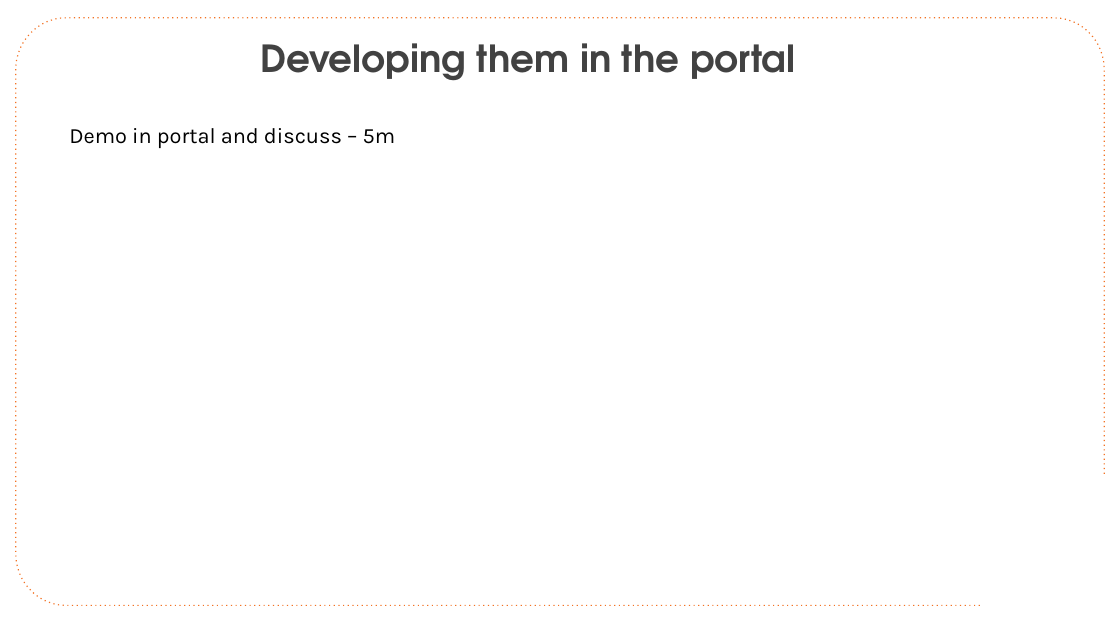
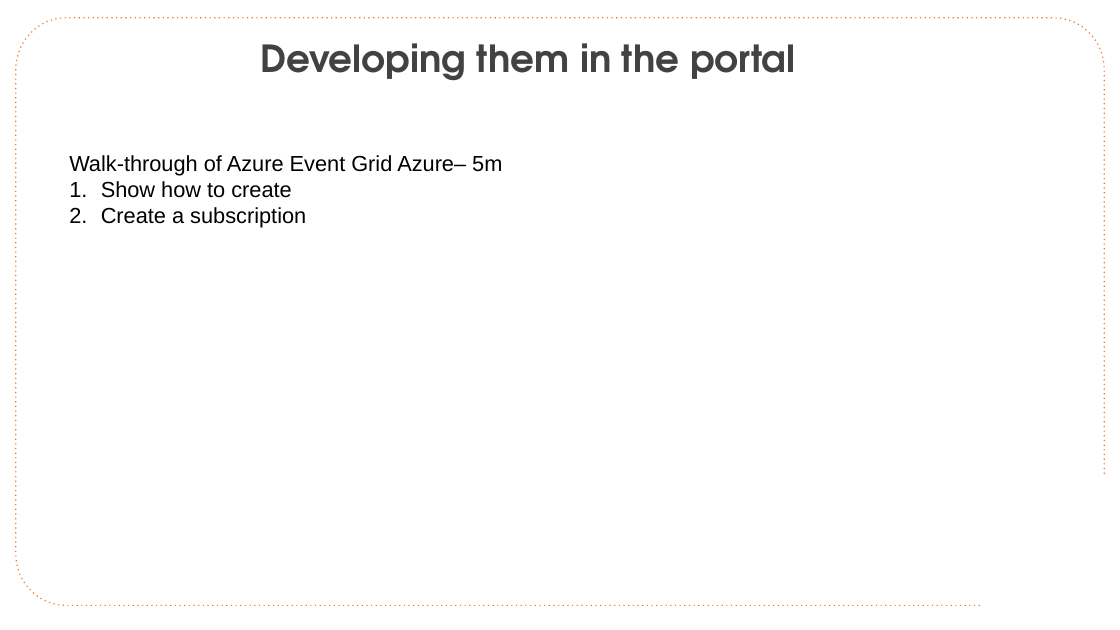
Before and after one commit to CloudSpecOps/Serverless-Architectures-with-Azure, a slide deck: slide 11 of Session Presentation/Azure-Serverless-Architecture-Session-Day-2.pptx. Drawn at 1120x630 pixels with LibreOffice and Linux fonts; fonts in the diff are those of the drawing; background and template pictures are left out. Boxes give left, top, right and bottom in pixels: in the first picture for what was removed or moved away, otherwise in the second. Text is boxed around its words. In the diff, an @@ line names an element or a change of style, - is before the commit and + after.

Commit message:
Updates for Walk-throughs

```diff
--- a/Session Presentation/Azure-Serverless-Architecture-Session-Day-2.pptx
+++ b/Session Presentation/Azure-Serverless-Architecture-Session-Day-2.pptx
@@ text removed at (69, 128, 396, 148) @@
-Demo in portal and discuss – 5m
@@ text added at (69, 155, 502, 228), 28 pt, text #000000 @@
+Walk-through of Azure Event Grid Azure– 5m
+1. Show how to create
+2. Create a subscription
```
Also in this commit, not shown: 5 other slides changed, 1 other file.
